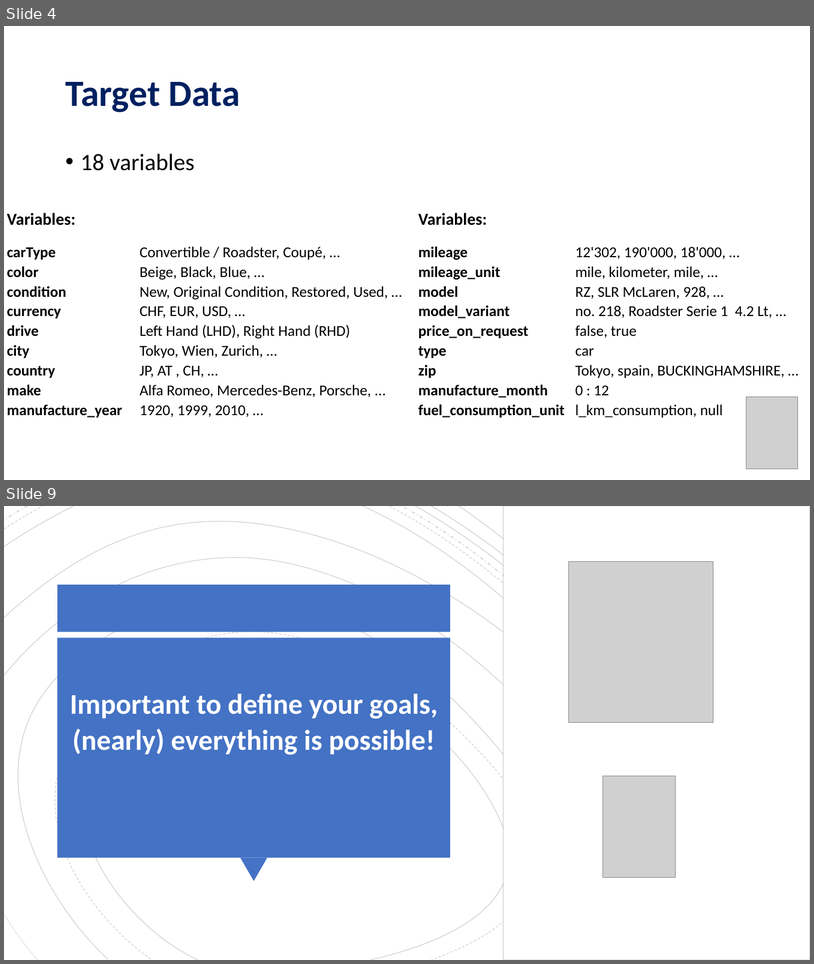
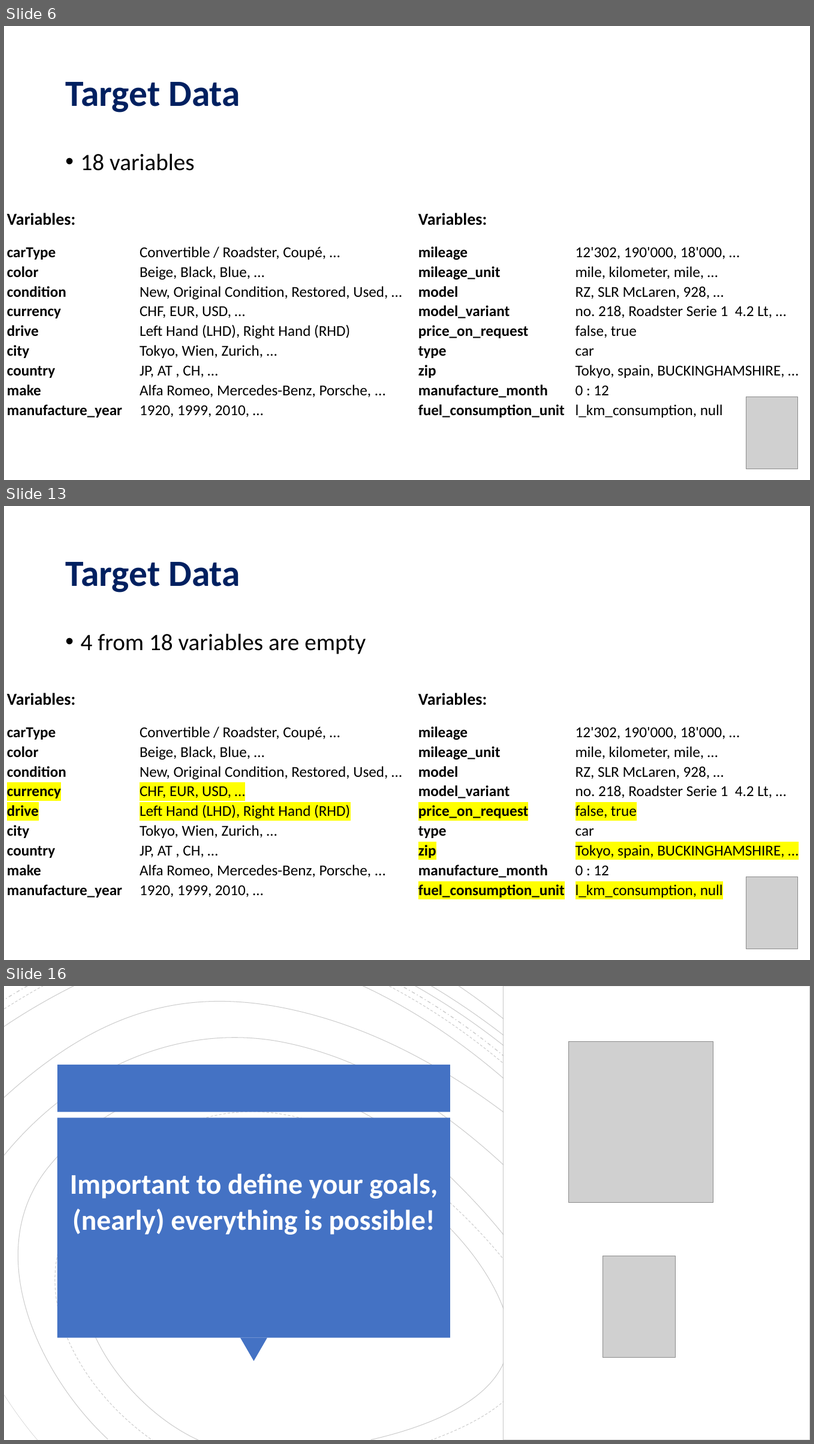
Before and after one commit to MauroSchlaepfer/Onedot, a slide deck: Onedot_Presentation.pptx. Shown one above the other, each under a label of ours: slides 4 and 9 before the commit, slides 6, 13 and 16 after it; the slides between them are not shown. The pictures are 814x964 and 814x1444 pixels, drawn with LibreOffice and Linux fonts; fonts in the diff are those of the drawing; grey boxes stand for pictures. Boxes give left, top, right and bottom in pixels: in the first picture for what was removed or moved away, otherwise in the second. Text is boxed around its words. In the diff, an @@ line names an element or a change of style, - is before the commit and + after.

```diff
--- a/Onedot_Presentation.pptx
+++ b/Onedot_Presentation.pptx
@@ slide 13 added at bbox=[4, 506, 810, 960], background #FFFFFF @@
@@ title added at bbox=[65, 562, 240, 592], 44 pt, text #002060, bold @@
+Target Data
@@ text added at bbox=[81, 633, 366, 654], 28 pt, text #000000 @@
+• 4 from 18 variables are empty
@@ table added at bbox=[6, 687, 407, 900], 11 rows, 2 columns @@
+Variables: | 
+ | 
+carType | Convertible / Roadster, Coupé, …
+color | Beige, Black, Blue, …
+condition | New, Original Condition, Restored, Used, …
+currency | CHF, EUR, USD, …
+drive | Left Hand (LHD), Right Hand (RHD)
+city | Tokyo, Wien, Zurich, …
+country | JP, AT , CH, …
+make | Alfa Romeo, Mercedes-Benz, Porsche, ...
+manufacture_year | 1920, 1999, 2010, …
@@ table added at bbox=[419, 687, 809, 900], 11 rows, 2 columns @@
+Variables: | 
+ | 
+mileage | 12'302, 190'000, 18'000, …
+mileage_unit | mile, kilometer, mile, …
+model | RZ, SLR McLaren, 928, …
+model_variant | no. 218, Roadster Serie 1 4.2 Lt, …
+price_on_request | false, true
+type | car
+zip | Tokyo, spain, BUCKINGHAMSHIRE, …
+manufacture_month | 0 : 12
+fuel_consumption_unit | l_km_consumption, null
@@ picture added at bbox=[747, 877, 799, 949] @@
@@ what was slide 4 is now slide 6 @@
@@ what was slide 9 is now slide 16 @@
```
Also in this commit, not shown: 4 slides changed, 7 other slides added, 1 slide removed.
